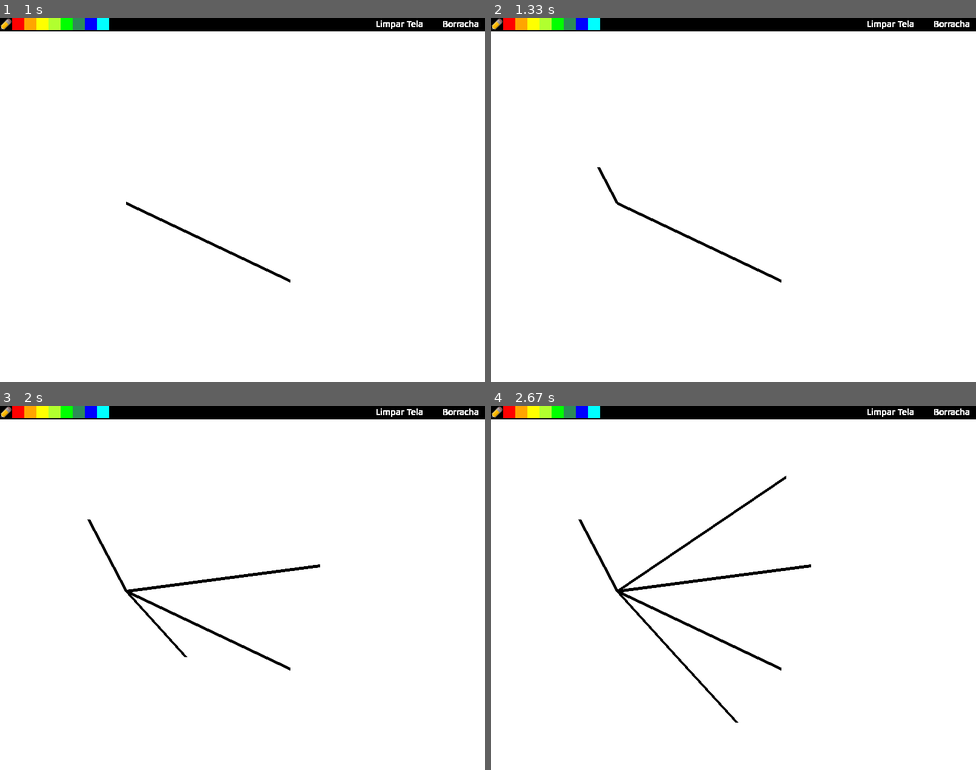
Above: before the commit, frames 1-4 (two rows, left to right).
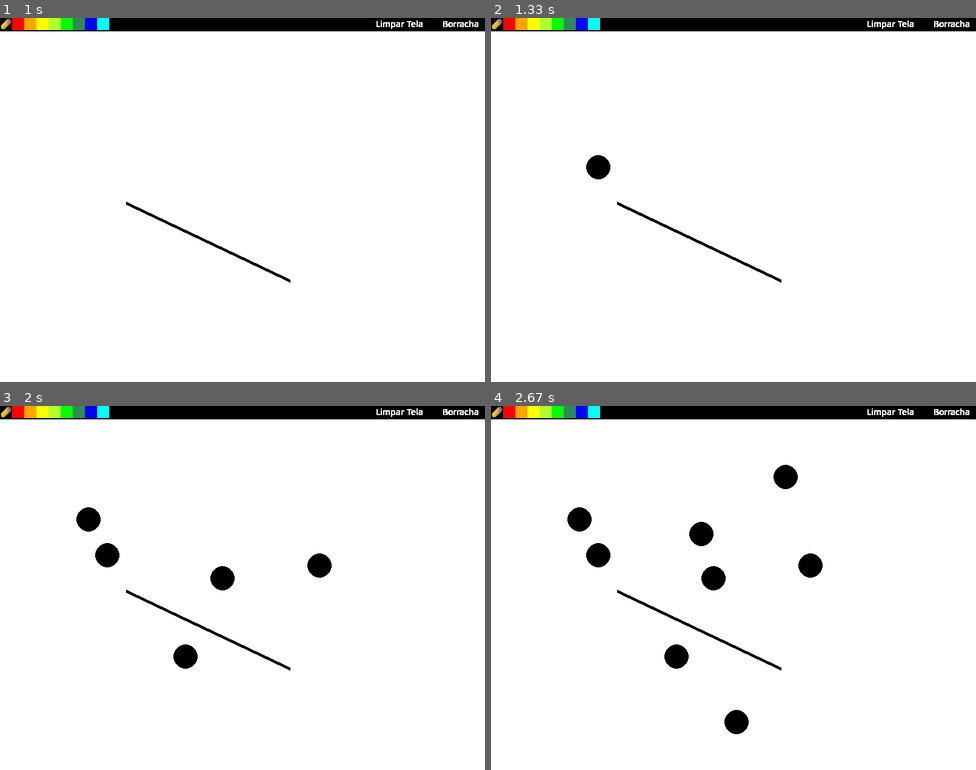
Above: after the commit, the same moments.

Repository: Crawl3r/PyGame-MsPaint
Game: pygame game, started from codigo_fonte.py
Two runs of this game, one before a commit and one after it. Both use one fixed random seed, a clock stepped at 60 frames per second and the inputs below.
Inputs (mouse positions are in pixels of both pictures, inside the frame that each line leads up to):
- Up to frame 1 (1 s): press the mouse at (126, 203) at 0.37 s; move the mouse to (208, 243) at 0.47 s; release the mouse at (291, 280) at 0.6 s; hold P from 0.67 s (still down); move the mouse to (72, 331) at 0.7 s
- Up to frame 2 (1.33 s): release P at 1.13 s; press the mouse at (617, 203) at 1.2 s; move the mouse to (597, 167) at 1.3 s
- Up to frame 3 (2 s): release the mouse at (87, 518) at 1.43 s; press the mouse at (126, 591) at 1.53 s; move the mouse to (223, 577) at 1.63 s; release the mouse at (320, 566) at 1.77 s; press the mouse at (126, 591) at 1.87 s; move the mouse to (184, 657) at 1.97 s
- Up to frame 4 (2.67 s): release the mouse at (738, 722) at 2.1 s; press the mouse at (617, 591) at 2.2 s; move the mouse to (699, 533) at 2.3 s; release the mouse at (786, 478) at 2.43 s; hold S from 2.5 s (still down); click (689, 471) at 2.58 s

Frame 1 is identical in both runs. In frame 2, 0.3% of the frame differs, in the area x 19-27%, y 37-51%; in frame 3, 1.6%; in frame 4, 2.6%, in the area x 15-98%, y 1-91%.

Commit message:
Adicionado pincel espesso e função de salvar imagem desenhada
Adicionado pincel espesso e função de salvar imagem desenhada

Diff:
--- a/codigo_fonte.py
+++ b/codigo_fonte.py
@@ -1,6 +1,7 @@
 # coding: utf8
 import pygame
 from pygame.locals import *
+from random import randint
 pygame.init()
 
 # tela
@@ -15,6 +16,7 @@
 color = 255, 255, 255
 x = y = 0
 startPos=(0,0)
+desenhar = 1
 
 #variáveis de texto
 texto = pygame.font.SysFont('comic sans ms', 15)
@@ -33,7 +35,7 @@
 while running:
 
     #imagens
-    img_lapis = pygame.image.load("lapis.jpg")
+    img_lapis = pygame.image.load("img/lapis.jpg")
     screen.blit(img_lapis, (0, 0))
 
     #seletores de cor
@@ -46,11 +48,11 @@
     pygame.draw.rect(screen, (0, 0, 255), [140, 0, 20, 20])
     pygame.draw.rect(screen, (0, 255, 255), [160, 0, 20, 20])
 
-    #borracha
+    #borracha_label
     borracha = texto.render("Borracha", True, (255, 255, 255))
     screen.blit(borracha, (730,0))
 
-    #limpando tela
+    #limpando tela_label
     clear = texto.render("Limpar Tela", True, (255, 255, 255))
     screen.blit(clear, (620,0))
 
@@ -106,19 +108,46 @@
         background.fill((255,255,255))
 
     #borracha
-    elif x > 730 and y < -2 and pygame.mouse.get_pressed()==(1,0,0):
+    if x > 730 and y < -2 and pygame.mouse.get_pressed()==(1,0,0):
+        desenhar = 2
         line_color = 255, 255, 255
-        line_size = 20
+
+    #escolher opções
+    pressionado = pygame.key.get_pressed()
+    if pressionado[K_l]:
+        desenhar = 1
+    elif pressionado[K_p]:
+        desenhar = 2
+
+    #salvar imagem
+    random = randint(0,300)
+    if pressionado[K_s]:
+        pygame.time.wait(2)
+        salvar = pygame.image.save(background,'imagens_salvas/image_%d.png' % random)
 
     #desenhar
-    for i in pygame.event.get():
-        if i.type == pygame.MOUSEMOTION:
-            x,y = i.pos[0],(i.pos[1]-22)
-            endPos = [x,y]
-            if pygame.mouse.get_pressed()==(1,0,0):
-                pygame.draw.line(background, line_color, startPos, endPos, line_size)
-            startPos=endPos
-    screen.blit(background,(0,22))
+
+    #lapis
+    if desenhar == 1:
+        for i in pygame.event.get():
+            if i.type == pygame.MOUSEMOTION:
+                x,y = i.pos[0],(i.pos[1]-22)
+                endPos = [x,y]
+                if pygame.mouse.get_pressed()==(1,0,0):
+                    pygame.draw.line(background, line_color, startPos, endPos, line_size)
+                startPos=endPos
+        screen.blit(background,(0,22))
+
+    #pincel
+    elif desenhar == 2:
+        for i in pygame.event.get():
+            if i.type == pygame.MOUSEMOTION:
+                x,y = i.pos[0],(i.pos[1]-22)
+                endPos = [x,y]
+                if pygame.mouse.get_pressed()==(1,0,0):
+                    pygame.draw.circle(background, line_color, (x,y), 20, 0)
+                startPos=endPos
+        screen.blit(background,(0,22))
 
     #fechar a aplicação
     for i in pygame.event.get():
Binary file added: imagens_salvas/image_280.png
Binary file added: imagens_salvas/image_295.png
Renamed: lapis.jpg -> img/lapis.jpg
